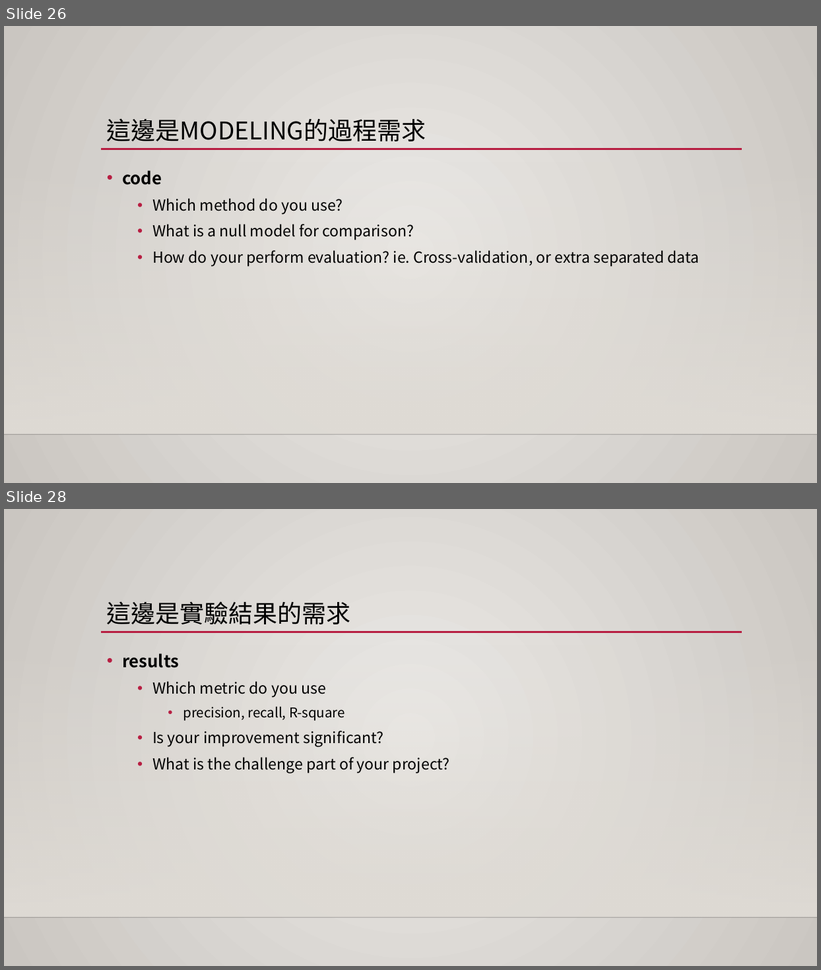
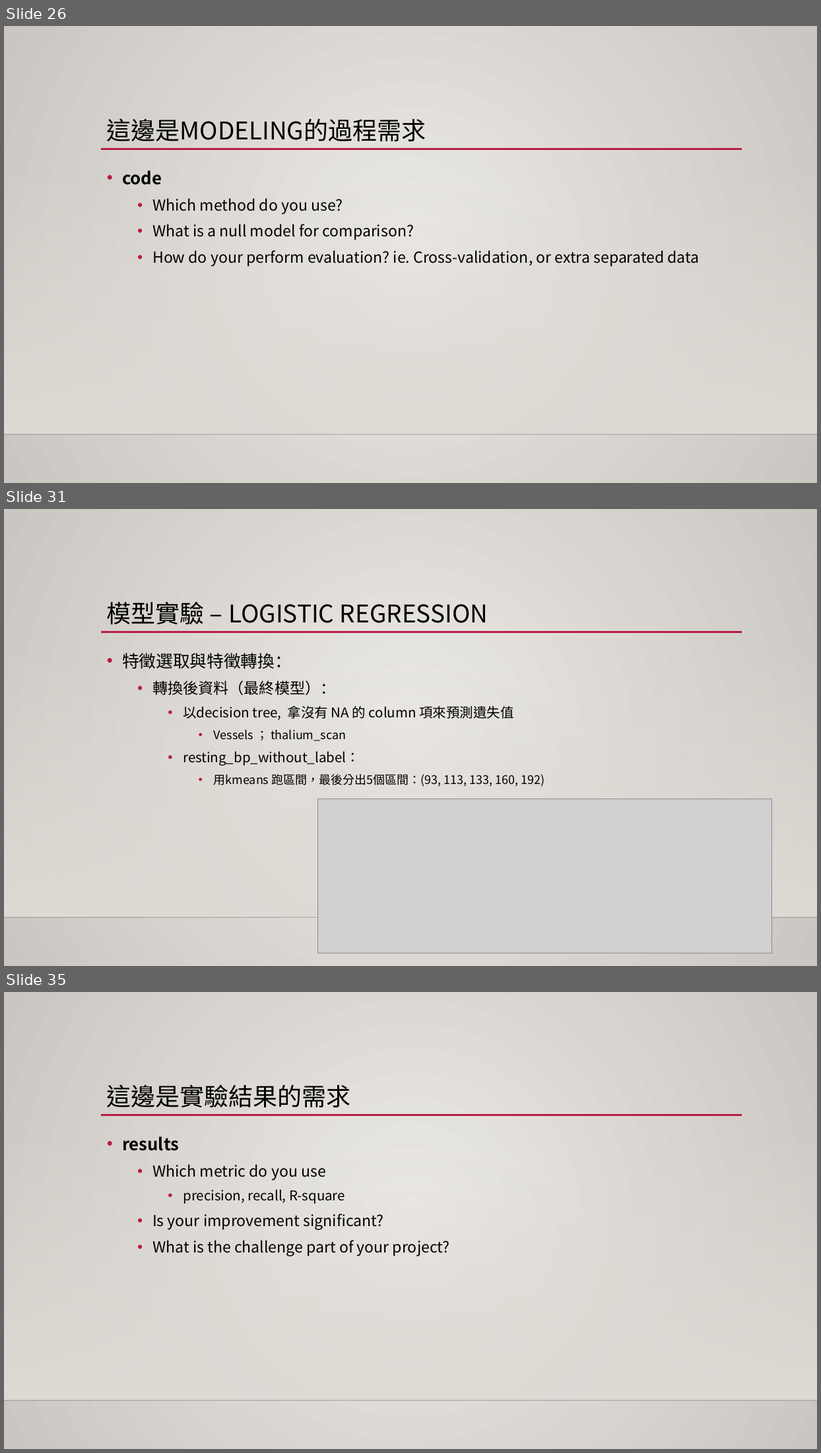
Before and after one commit to 1082-datascience/finalproject-finalproject-1082ds_group3, a slide deck: docs/final_report.pptx. Shown one above the other, each under a label of ours: slides 26 and 28 before the commit, slides 26, 31 and 35 after it; the slides between them are not shown. The pictures are 821x970 and 821x1453 pixels, drawn with LibreOffice and Linux fonts; fonts in the diff are those of the drawing; grey boxes stand for pictures; background and template pictures are left out. Boxes give left, top, right and bottom in pixels: in the first picture for what was removed or moved away, otherwise in the second. Text is boxed around its words. In the diff, an @@ line names an element or a change of style, - is before the commit and + after.

```diff
--- a/docs/final_report.pptx
+++ b/docs/final_report.pptx
@@ slide 31 added at [4,509,817,966], background gradient #ECEAE7 to #CAC7C1; not listed: 3 template elements that a slide beside it also shows @@
@@ title added at [107,602,488,625], 28.8 pt, text #000000 @@
+模型實驗 – LOGISTIC REGRESSION
@@ text added at [122,653,545,787], 14 pt, text #000000 @@
+• 特徵選取與特徵轉換：
+  • 轉換後資料（最終模型）：
+    • 以decision tree, 拿沒有 NA 的 column 項來預測遺失值
+      • Vessels ； thalium_scan
+    • resting_bp_without_label：
+      • 用kmeans 跑區間，最後分出5個區間：(93, 113, 133, 160, 192)
@@ picture added at [318,799,772,953] @@
@@ what was slide 28 is now slide 35 @@
```
Also in this commit, not shown: 4 slides changed, 8 other slides added, 1 slide removed, 4 other files.
